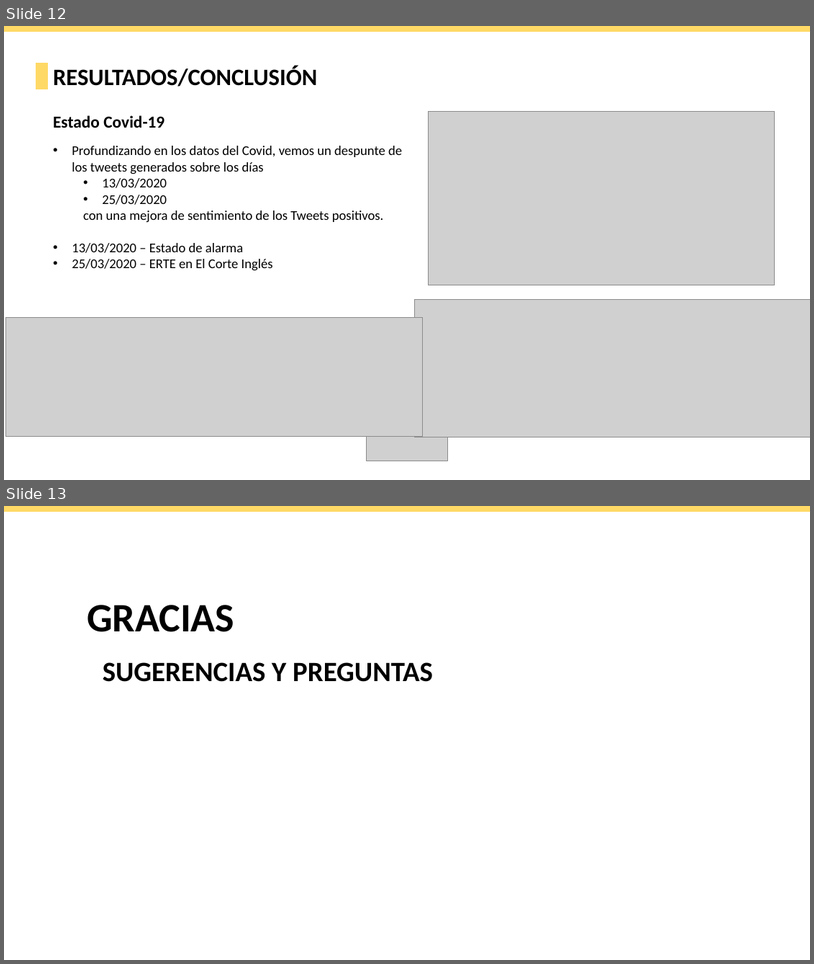
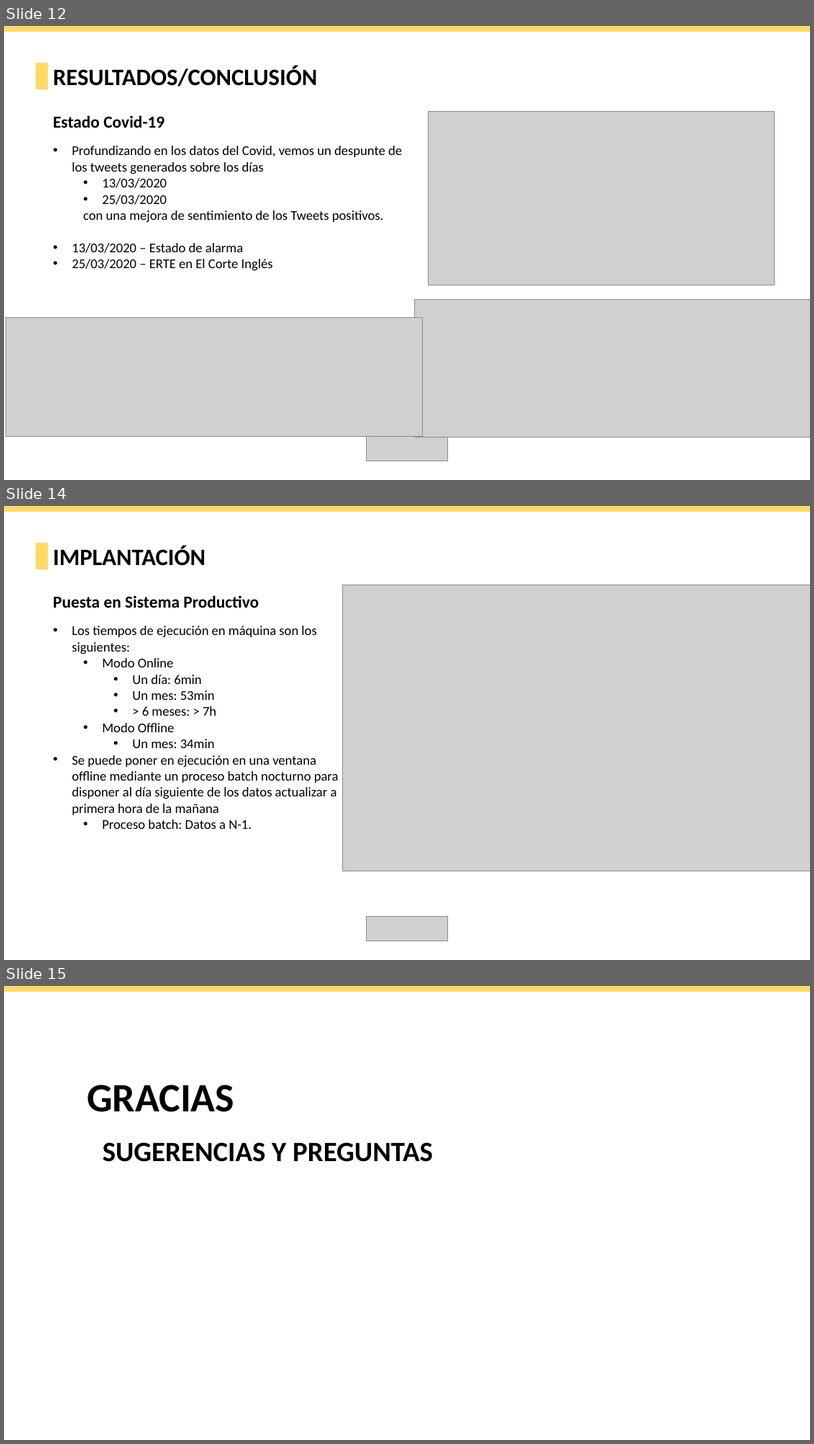
Before and after one commit to antdomgoni/tfm, a slide deck: Memoria/TFM-Analisis Sentimiento.pptx. Shown one above the other, each under a label of ours: slides 12 and 13 before the commit, slides 12, 14 and 15 after it; the slides between them are not shown. The pictures are 814x964 and 814x1444 pixels, drawn with LibreOffice and Linux fonts; fonts in the diff are those of the drawing; grey boxes stand for pictures; background and template pictures are left out. Boxes give left, top, right and bottom in pixels: in the first picture for what was removed or moved away, otherwise in the second. Text is boxed around its words. In the diff, an @@ line names an element or a change of style, - is before the commit and + after.

```diff
--- a/Memoria/TFM-Analisis Sentimiento.pptx
+++ b/Memoria/TFM-Analisis Sentimiento.pptx
@@ slide 14 added at [4, 506, 810, 960], background #FFFFFF @@
@@ line added from (4, 509) to (810, 509), #FFD966 7.75 pt @@
@@ rectangle added at [36, 543, 47, 569], fill #FFD966, outline #FFD966 1 pt @@
@@ text added at [53, 546, 206, 566], 28 pt, text #000000, bold @@
+IMPLANTACIÓN
@@ picture added at [343, 585, 810, 871] @@
@@ text added at [53, 595, 259, 608], 20 pt, text #000000, bold @@
+Puesta en Sistema Productivo
@@ text added at [72, 626, 339, 829], 16 pt, text #000000 @@
+• Los tiempos de ejecución en máquina son los siguientes:
+  • Modo Online
+    • Un día: 6min
+    • Un mes: 53min
+    • > 6 meses: > 7h
+  • Modo Offline
+    • Un mes: 34min
+• Se puede poner en ejecución en una ventana offline mediante un proceso batch nocturno para disponer al día siguiente de los datos actualizar a primera hora de la mañana
+  • Proceso batch: Datos a N-1.
@@ picture added at [366, 916, 448, 940] @@
@@ what was slide 13 is now slide 15 @@
```
Also in this commit, not shown: 1 other slide added, 2 other files.
